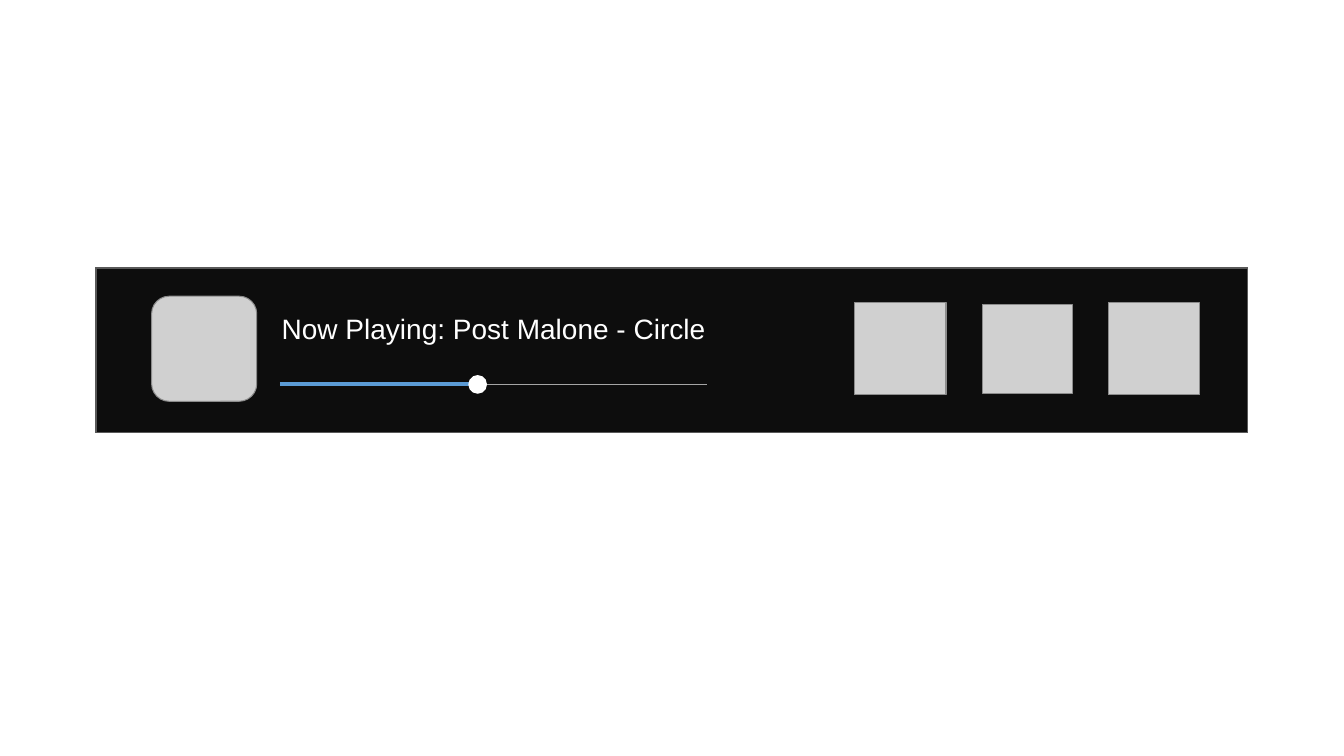
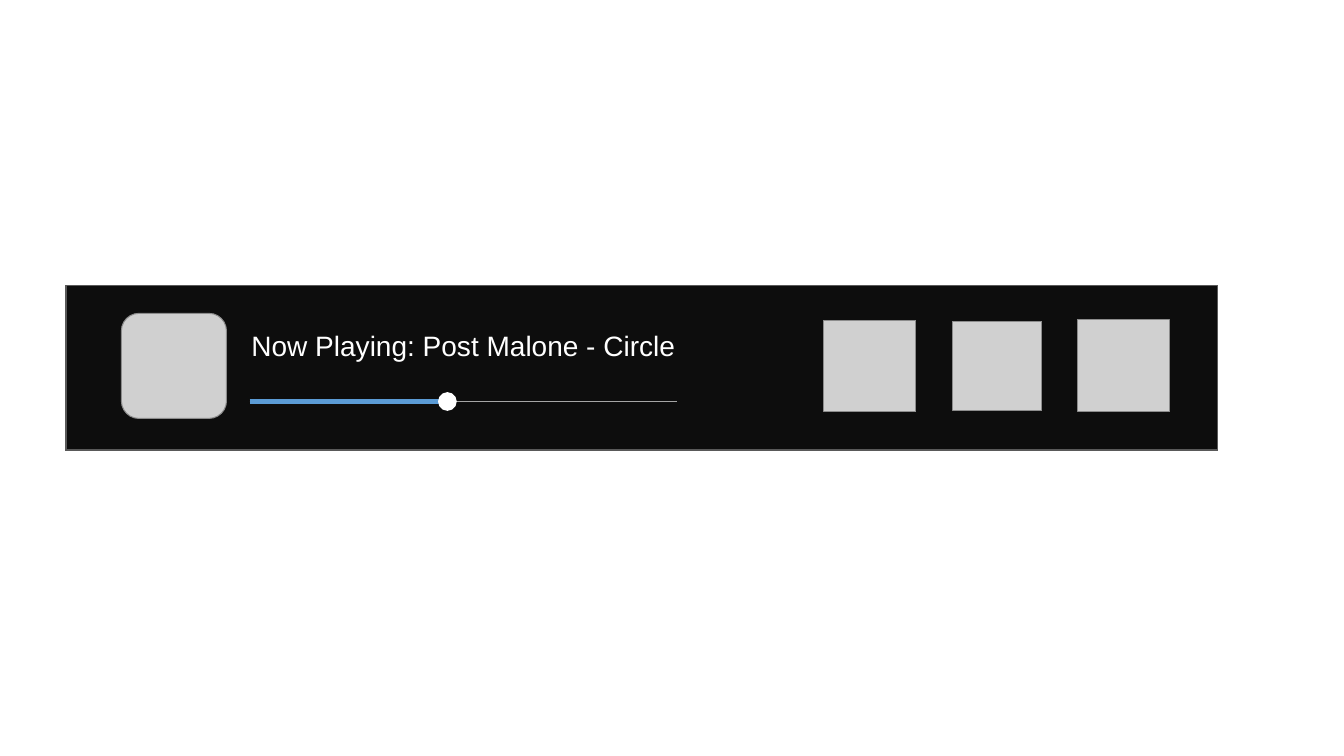
Before and after one commit to iamyogurthh/musicApp, a slide deck: slide 4 of Design.pptx (slide 3 before the commit). Drawn at 1344x756 pixels with LibreOffice and Linux fonts; fonts in the diff are those of the drawing; grey boxes stand for pictures. Boxes give left, top, right and bottom in pixels: in the first picture for what was removed or moved away, otherwise in the second. Text is boxed around its words. In the diff, an @@ line names an element or a change of style, - is before the commit and + after.

```diff
--- a/Design.pptx
+++ b/Design.pptx
@@ 4 pictures: place and size @@
-4 pictures at box(151, 296, 1200, 401)
+4 pictures at box(121, 314, 1170, 418)
@@ 2 lines, 1 text, 1 rectangle, 1 ellipse: place and size @@
-2 lines, 1 text, 1 rectangle, 1 ellipse at box(96, 268, 1248, 433)
+2 lines, 1 text, 1 rectangle, 1 ellipse at box(66, 285, 1218, 450)
```
Also in this commit, not shown: 1 slide added, 2 other files.
